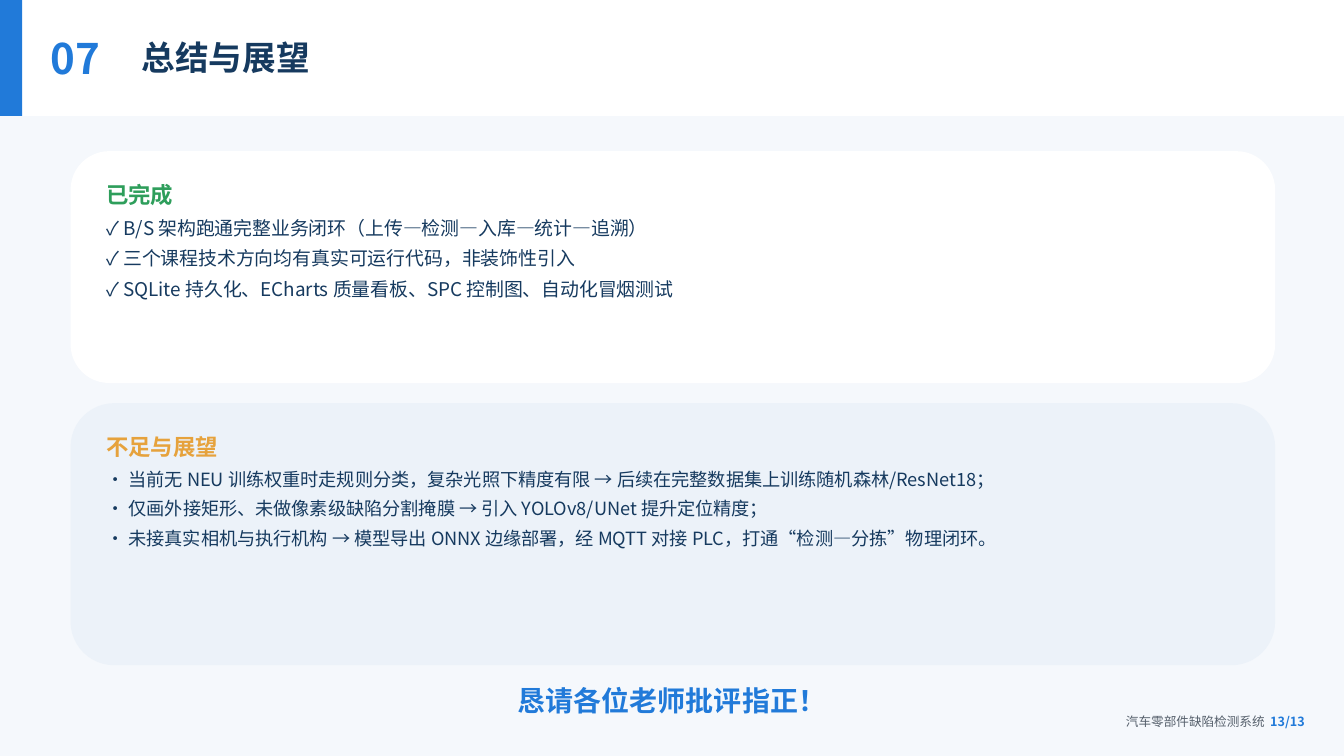
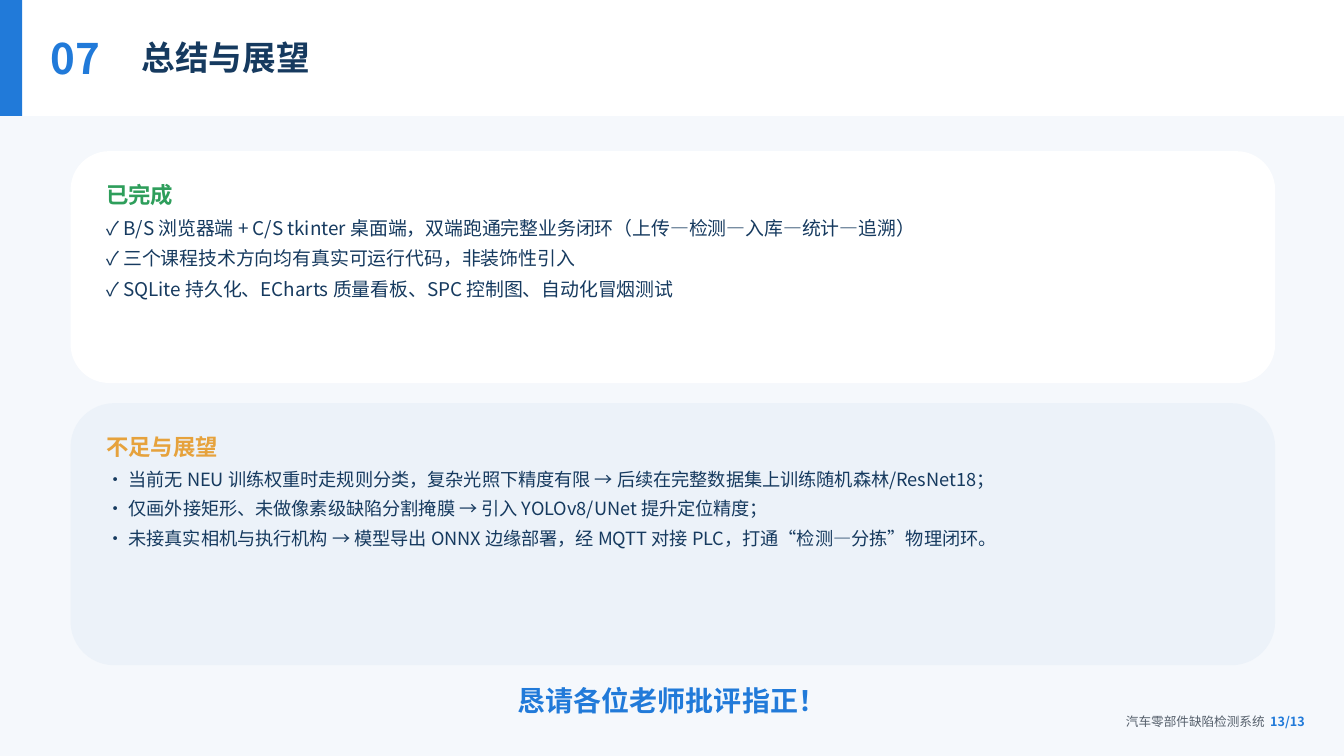
Before and after one commit to zyy1126jy/parts-defect-inspection-system., a slide deck: slide 13 of 答辩PPT.pptx. Drawn at 1344x756 pixels with LibreOffice and Linux fonts; fonts in the diff are those of the drawing. Boxes give left, top, right and bottom in pixels: in the first picture for what was removed or moved away, otherwise in the second. Text is boxed around its words. In the diff, an @@ line names an element or a change of style, - is before the commit and + after.

Commit message:
fix: 修复答辩PPT打不开问题，内容更新为B/S+C/S双客户端并附PDF
- 移除 python-pptx 默认模板自带的 printerSettings 打印设置部件及其关系/内容类型
  声明，消除精简版 Office/WPS 打开时提示“需要修复/无法打开”的兼容性隐患，
  净化后包内零悬空关系、全部 XML 可解析
- 内容同步系统现状：封面、目录、技术方向映射、总体架构、系统实现、总结各页
  统一由“B/S 架构”更新为“B/S 浏览器 + C/S tkinter 桌面”双客户端，接口补 /api/health
- 新增 答辩PPT.pdf（PowerPoint 实测导出，作为任意设备都能打开的答辩兜底版）
- 已用本机 PowerPoint 16 实测可正常打开并成功导出 PDF，python-pptx 校验 13 页

```diff
--- a/答辩PPT.pptx
+++ b/答辩PPT.pptx
@@ text at (123,219,915,239): text changed @@
-✓ B/S 架构跑通完整业务闭环（上传—检测—入库—统计—追溯）
+✓ B/S 浏览器端 + C/S tkinter 桌面端，双端跑通完整业务闭环（上传—检测—入库—统计—追溯）
```
Also in this commit, not shown: 5 other slides changed, 1 other file.
